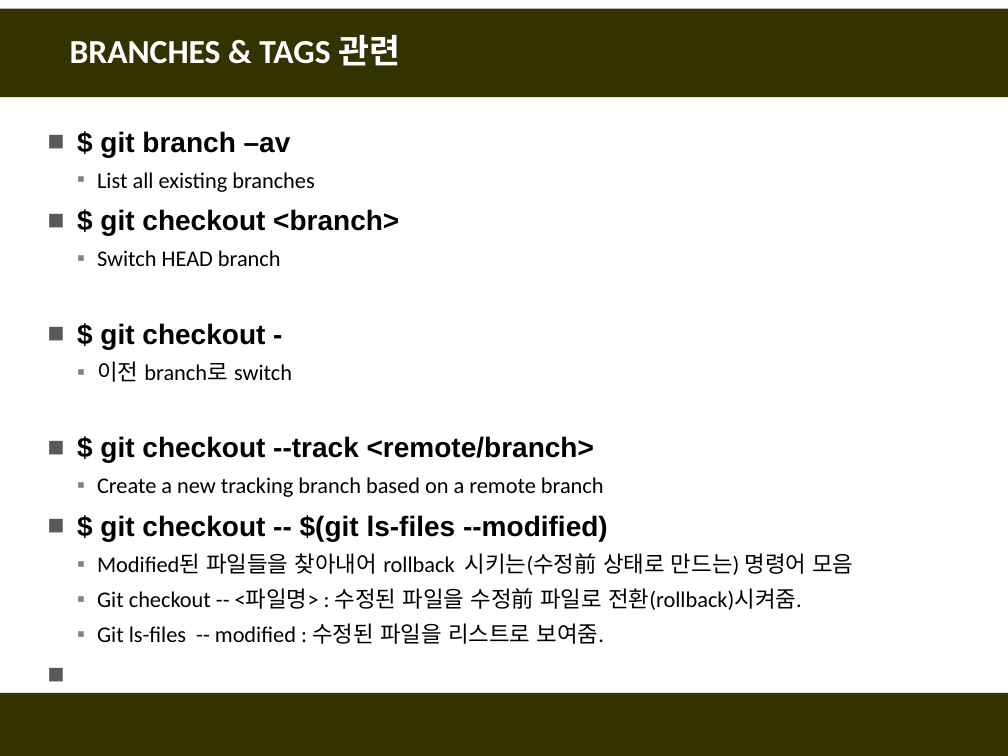
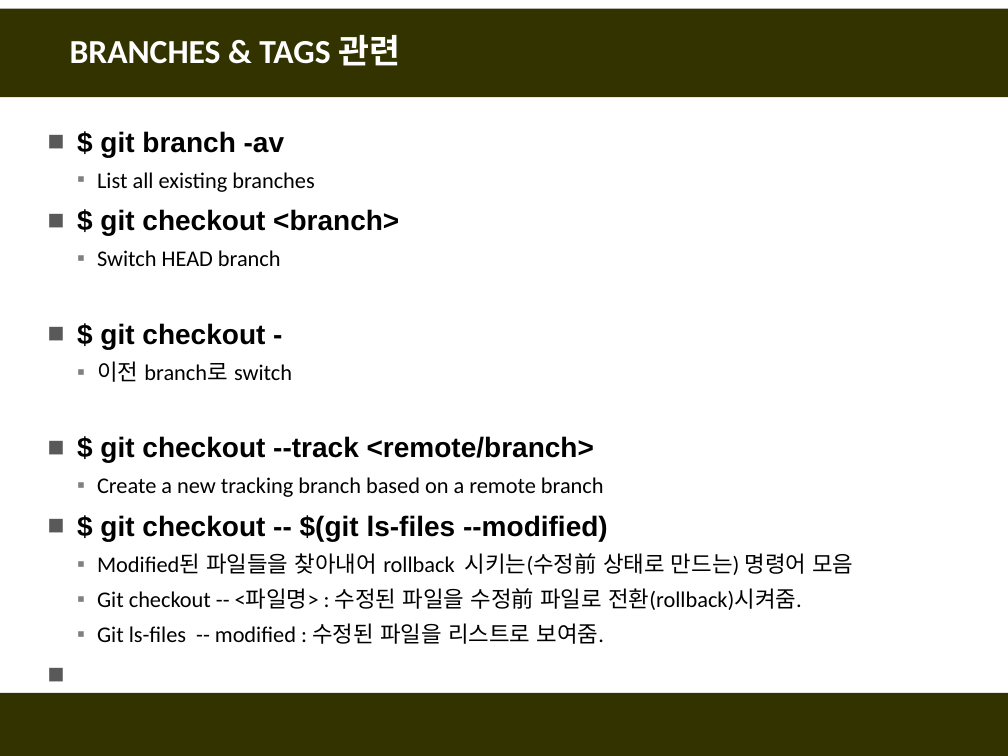
Before and after one commit to fasthill/github-lecture, a slide deck: slide 8 of git및github첫걸음11-명령어모음.pptx. Drawn at 1008x756 pixels with LibreOffice and Linux fonts; fonts in the diff are those of the drawing. Boxes give left, top, right and bottom in pixels: in the first picture for what was removed or moved away, otherwise in the second. Text is boxed around its words. In the diff, an @@ line names an element or a change of style, - is before the commit and + after.

```diff
--- a/git및github첫걸음11-명령어모음.pptx
+++ b/git및github첫걸음11-명령어모음.pptx
@@ text at (100,131,284,157): text changed @@
-■ $ git branch –av
+■ $ git branch -av
```
Also in this commit, not shown: 4 other slides changed.
